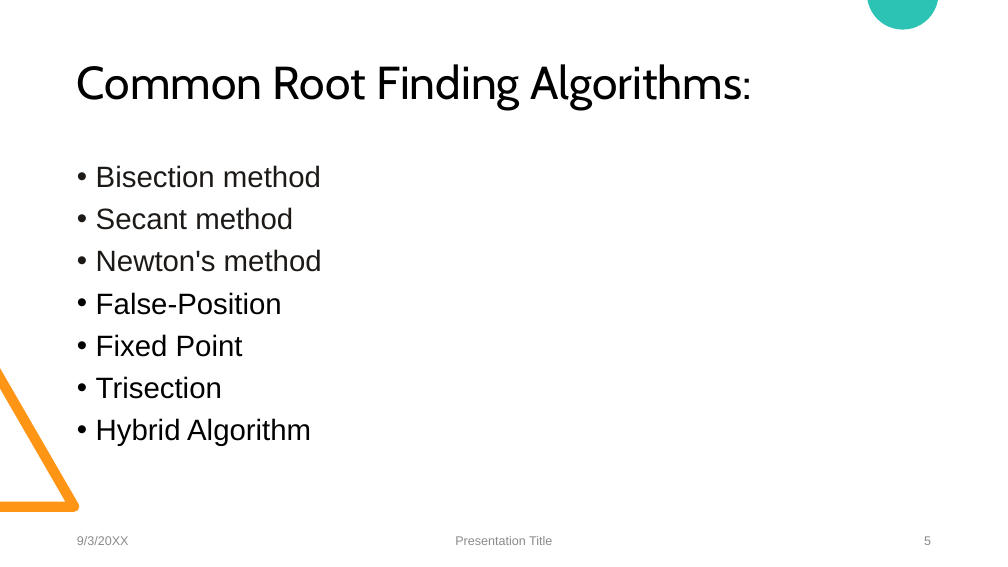
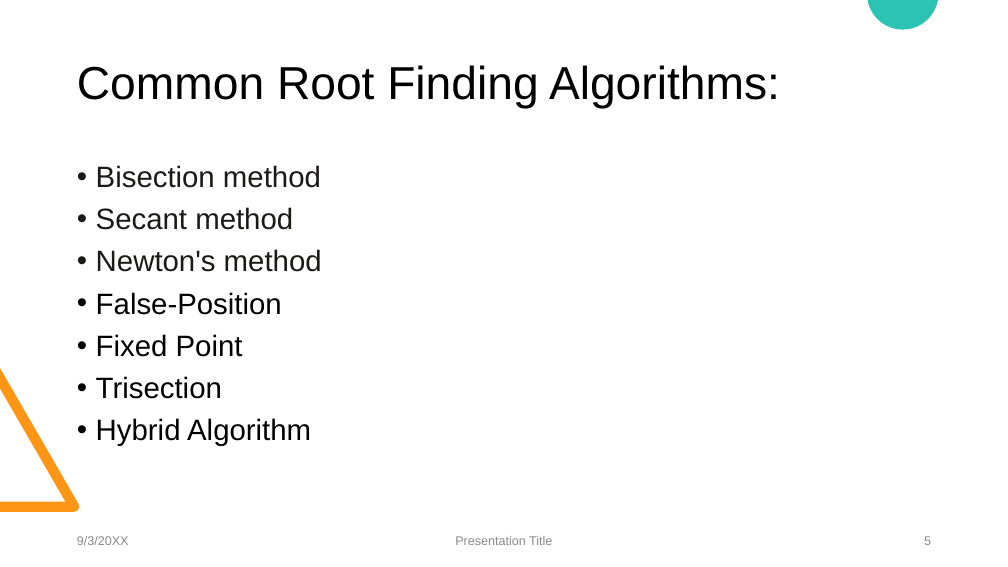
Before and after one commit to MohamedEmary/graduation-project, a slide deck: slide 5 of tasks/week-02/week-material/slide.pptx. Drawn at 1008x567 pixels with LibreOffice and Linux fonts; fonts in the diff are those of the drawing. Boxes give left, top, right and bottom in pixels: in the first picture for what was removed or moved away, otherwise in the second. Text is boxed around its words. In the diff, an @@ line names an element or a change of style, - is before the commit and + after.

Commit message:
minor change in slide

```diff
--- a/tasks/week-02/week-material/slide.pptx
+++ b/tasks/week-02/week-material/slide.pptx
@@ title "Common Root Finding Algorithms:" at (x1=77, y1=65, x2=780, y2=109): font Cabin to Arial @@
```
